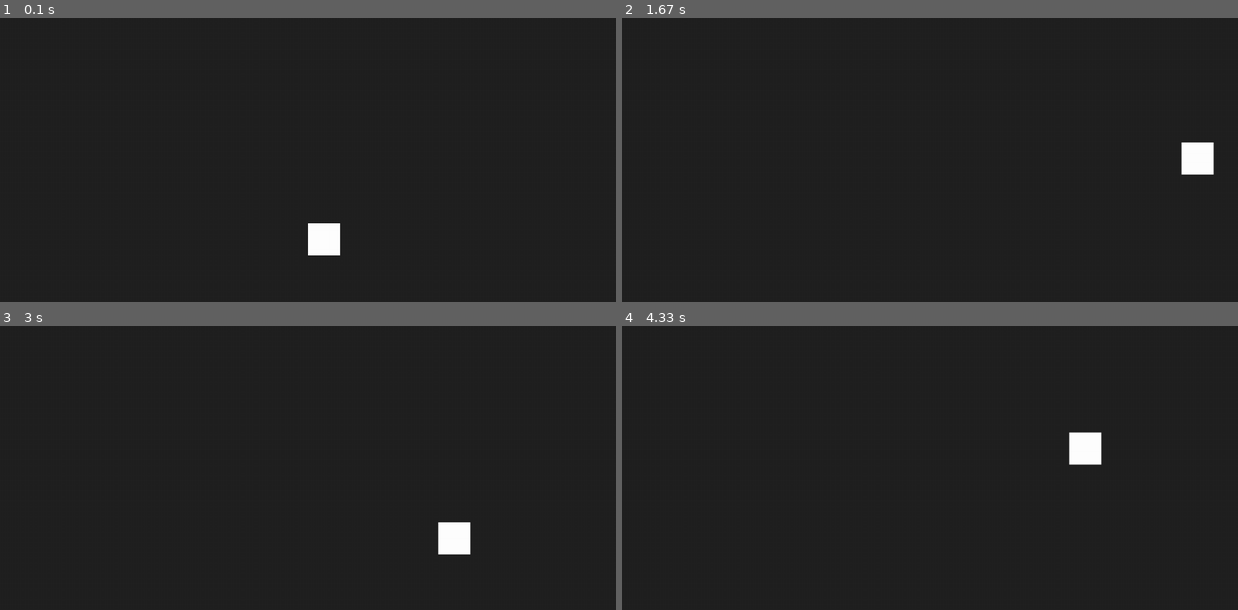
Above: before the commit, frames 1-4 (two rows, left to right).
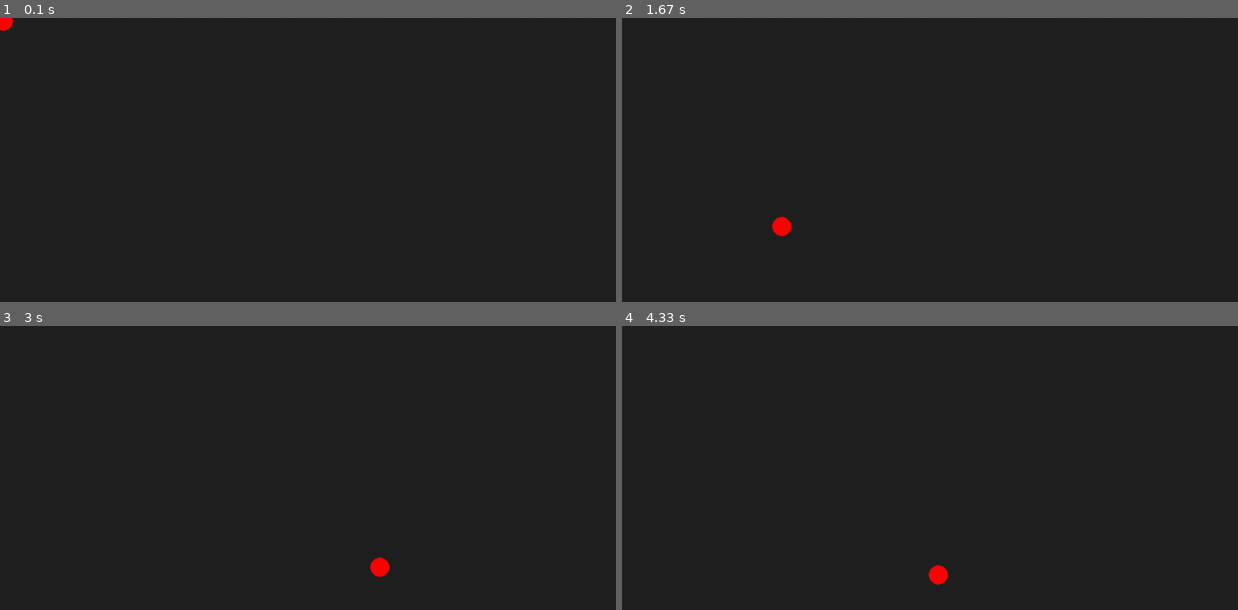
Above: after the commit, the same moments.

Repository: coronadoapps/Pygame0000
Game: pygame game, started from mytestgame.py
Same seed, same stepped clock (60 frames per second), same inputs: the game is played once before the commit and once after it.
Inputs (mouse positions are in pixels of both pictures, inside the frame that each line leads up to):
- Up to frame 1 (0.1 s): no input
- Up to frame 2 (1.67 s): hold Space 0.33-0.8 s; hold Right 0.33-0.8 s; move the mouse to (905, 242) at 0.37 s; hold Right 0.83-1.3 s; move the mouse to (1127, 211) at 0.87 s; hold Up 1.33-1.63 s; move the mouse to (782, 225) at 1.37 s
- Up to frame 3 (3 s): hold Right 1.67-2.13 s; move the mouse to (117, 470) at 1.7 s; hold Left 2.17-2.7 s; move the mouse to (400, 388) at 2.2 s; hold Down from 2.73 s (still down); move the mouse to (381, 567) at 2.77 s
- Up to frame 4 (4.33 s): release Down at 3.03 s; hold Left 3.07-3.47 s; move the mouse to (942, 394) at 3.1 s; hold Up 3.5-3.87 s; move the mouse to (708, 519) at 3.53 s; hold Right from 3.9 s (still down); move the mouse to (936, 573) at 3.93 s

The runs differ from the first frame. In frame 1, 0.7% of the frame differs, in the area x 0-56%, y 0-84%; in frame 2, 0.8%; in frame 3, 0.8%, in the area x 60-77%, y 68-89%; in frame 4, 0.8%.

Commit message:
Mouse tracking
Posicion y seguimiento del mouse dentro del screen

Diff:
--- a/mytestgame.py
+++ b/mytestgame.py
@@ -2,14 +2,14 @@
 from pygame.locals import *
 
 #COLORS
-BACKGROUND = (34,34,34)
-WHITE = (255,255,255)
-BLACK = (0,0,0)
-RED = (255,0,0)
-GREEN = (0,255,0)
-BLUE = (0,0,255)
-GRASS = (11, 102, 35)
-SKY = (135, 206, 235)
+BACKGROUND =    (34,34,34)
+WHITE      =    (255,255,255)
+BLACK      =    (0,0,0)
+RED        =    (255,0,0)
+GREEN      =    (0,255,0)
+BLUE       =    (0,0,255)
+GRASS      =    (11, 102, 35)
+SKY        =    (135, 206, 235)
 
 #Initialize the pygame
 pygame.init()
@@ -28,39 +28,32 @@
 x = WINDOW_WIDTH/2
 y = WINDOW_HEIGHT/2
 
-dx = 7
-dy = 7
+dx = 10
+dy = 10
 
 isJump = False
 jumpCount = 10
-
-def close():
-    pygame.quit()
-    sys.exit()
 
 
 def drawGrid():
     blockSize = 80 #Set the size of the grid block
     for x in range(WINDOW_WIDTH):
         for y in range(WINDOW_HEIGHT):
-            rect = pygame.Rect(x*blockSize, y*blockSize,
-                               blockSize, blockSize)
+            rect = pygame.Rect(x*blockSize, y*blockSize, blockSize, blockSize)
             pygame.draw.rect(screen, WHITE, rect, 1)
 
-def drawFood():
-    random_color = (random.uniform(0,255), random.uniform(0,255), random.uniform(0,255))
-    random_pos = (random.uniform(0,WINDOW_WIDTH), random.uniform(0,WINDOW_HEIGHT))
-
-    for x in range(WINDOW_WIDTH):
-        for y in range(WINDOW_HEIGHT):
-            pygame.draw.circle(screen, random_color, random_pos, 10)
-
+def close():
+    pygame.quit()
+    sys.exit()
 
 while True:
 
     for event in pygame.event.get():
-        if event.type == pygame.QUIT :
+        if event.type == pygame.QUIT:
             close()
+        elif event.type == KEYDOWN:
+               if event.key == K_ESCAPE:
+                   close()
 
     keys = pygame.key.get_pressed()
 
@@ -77,8 +70,8 @@
         if keys[pygame.K_DOWN] and y < 640 - height - dy:
             y += dy
 
-        #if keys[pygame.K_SPACE]:
-            #isJump = True
+        if keys[pygame.K_SPACE]:
+            isJump = True
     else:
         if jumpCount >= -10:
             y -= (jumpCount * abs(jumpCount)) * 0.5
@@ -89,7 +82,11 @@
 
     screen.fill(BACKGROUND)
     #-------------------
-    pygame.draw.rect(screen, WHITE, (x, y, width, height))
+    (x,y) = pygame.mouse.get_pos()
+    #pygame.draw.rect(screen, WHITE, (x, y, width, height))
+    pygame.draw.circle(screen, RED, (x, y), 15)
+    #drawGrid()
+    print(x,y)
     #-------------------
     pygame.display.update()
     clock.tick(60)
